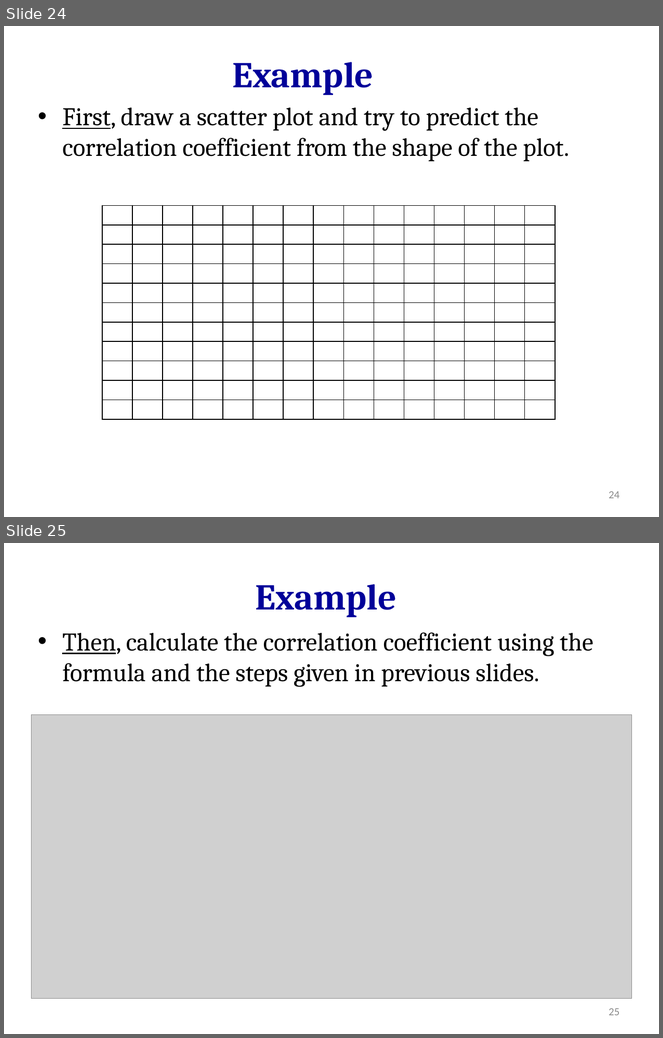
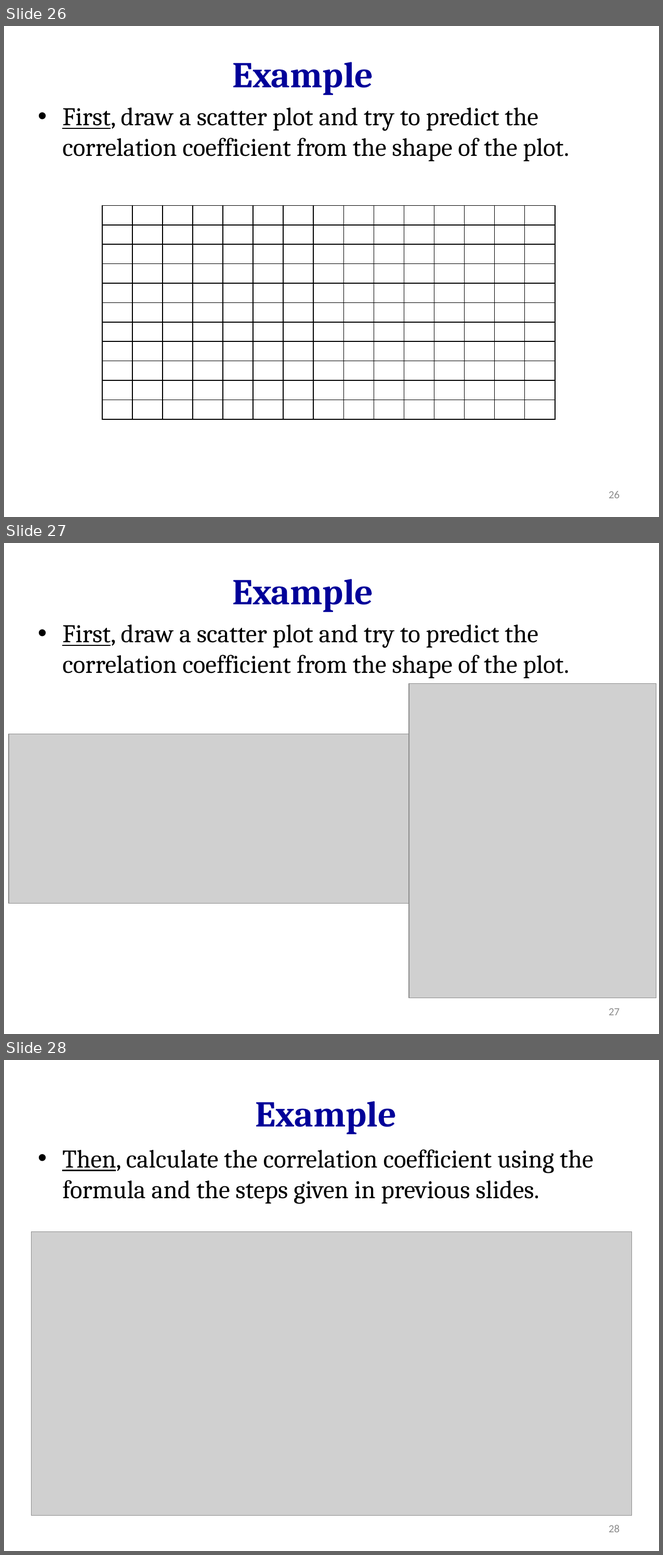
Before and after one commit to hejibo/Psychological-Statistics, a slide deck: Lecture 6- Correlation/Lectures 6- Correlation.pptx. Shown one above the other, each under a label of ours: slides 24 and 25 before the commit, slides 26, 27 and 28 after it. The pictures are 663x1038 and 663x1555 pixels, drawn with LibreOffice and Linux fonts; fonts in the diff are those of the drawing; grey boxes stand for pictures. Boxes give left, top, right and bottom in pixels: in the first picture for what was removed or moved away, otherwise in the second. Text is boxed around its words. In the diff, an @@ line names an element or a change of style, - is before the commit and + after.

Commit message:
add r code for correlation

```diff
--- a/Lecture 6- Correlation/Lectures 6- Correlation.pptx
+++ b/Lecture 6- Correlation/Lectures 6- Correlation.pptx
@@ slide 27 added at [4, 543, 659, 1034], background #FFFFFF @@
@@ text added at [232, 579, 373, 612], 40 pt, text #000099, bold @@
+Example
@@ text added at [62, 625, 569, 679], 28 pt, text #000000 @@
+• First, draw a scatter plot and try to predict the correlation coefficient from the shape of the plot.
@@ picture added at [409, 684, 657, 999] @@
@@ picture added at [9, 734, 409, 904] @@
@@ page number added at [609, 1008, 620, 1016], 12 pt, text #8C8C8C @@
+27
@@ what was slide 24 is now slide 26 @@
@@ page number at [609, 491, 620, 499]: text changed @@
-24
+26
@@ what was slide 25 is now slide 28 @@
@@ page number at [609, 1525, 620, 1533]: text changed @@
-25
+28
```
Also in this commit, not shown: 2 other slides added, 3 other files.
